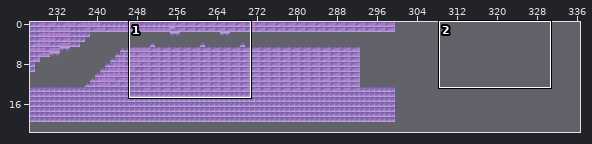
A Tiled map (JSON) gets an edit: Assets/tilemaps/GDWorldMap.json. Above: a wide view before the commit, with the close-up outlined.
Close-up. As it was:
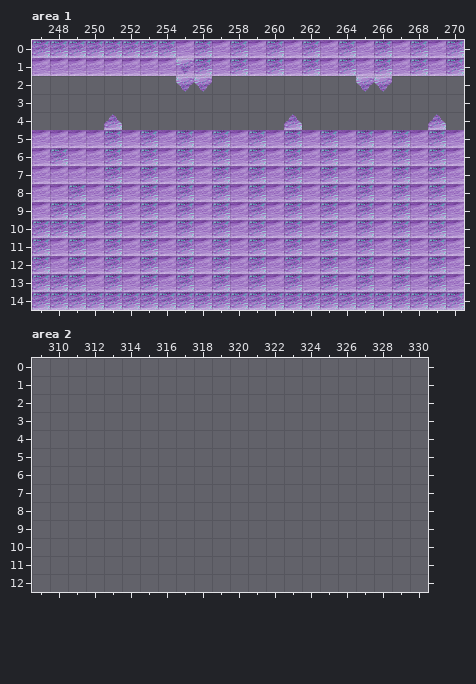
Cells are 32x32 px. Shown: area 1 x 247..270, y 0..14; area 2 x 309..330, y 0..12. The commit also changed other parts of the map, which this record leaves out. The old version is drawn lined up with the new one.
Once edited:
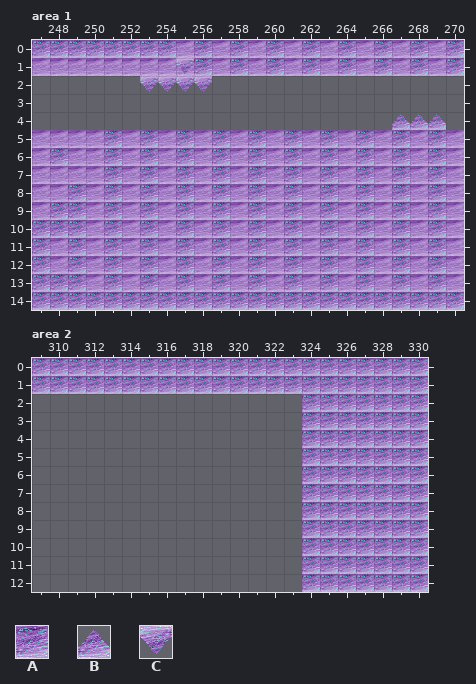
Key: from "GDTiles": A 1, B 2, C 3.
_ is an empty cell.
Edits made:
map size 300x50 -> 350x50 cells
Layer "Ground", area 1:
Tile B is added in row 4 at x 267 to 268.
Tile C is added in row 2 at x 253 to 254.
The author cleared tile B in row 4 at x 251 and 261.
The author cleared tile C in row 2 at x 265 to 266.
Layer "Tile Layer 1", area 2:
Tile A is added in rows 0 to 1 at x 309 to 330; in rows 2 to 12 at x 324 to 330.
Where, in picture pixels (left, top, right, bottom), the same in both close-ups:
added: (140, 76, 176, 92)
removed: (356, 76, 392, 92)
removed: (104, 114, 122, 130)
removed: (284, 114, 302, 130)
added: (392, 114, 428, 130)
added: (32, 358, 428, 592)
